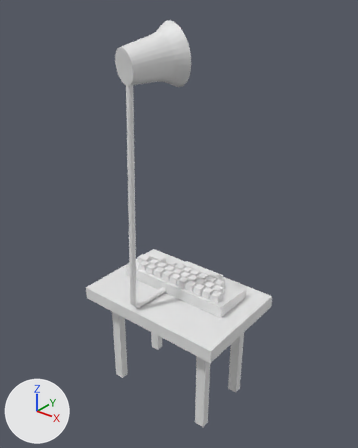
What one commit did to the glTF model isometric-festivus-room/public/grievances.glb.
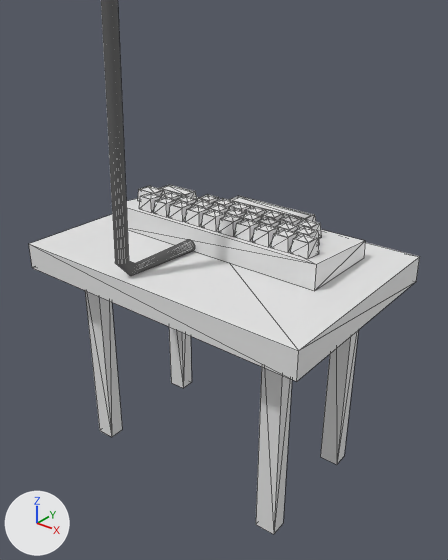
There are two pictures of each version: one whole from a 50 mm camera at (-0.63, -7.6, 4.78) aimed at (-3.67, -3.8, 2.42), one close up from a 50 mm camera at (-1.67, -6.29, 2.91) aimed at (-3.41, -4.12, 1.56). Lighting does not change. The marker at lower left points along +X, +Y and +Z. The close-ups show mesh edges as thin lines. Where no turn or scale is listed for an object, it has been applied to the vertices. Vertices at the same position are counted once.

Before the edit, the objects in view are built like this:
```python
me_cube_008 = bpy.data.meshes.new('Cube.008')
me_cube_008.from_pydata(...)  # 40 vertices, 44 faces; spans x -0.9..0.9, y -0.6..0.61, z -0.73..0.61
me_cube_041 = bpy.data.meshes.new('Cube.041')
me_cube_041.from_pydata(...)  # 356 vertices, 592 faces; spans x -0.779..0.613, y -0.212..0.29, z -0.186..0.027
me_cylinder_001 = bpy.data.meshes.new('Cylinder.001')
me_cylinder_001.from_pydata(...)  # 128 vertices, 252 faces; spans x -2.95..-2.85, y -1.45..-0.95, z -0.44..1.96
# before: 0 (-2.9, -1.38, 1.96), 1 (-2.92, -1.45, -0.36) at pixel (116, 264), 2 (-2.91, -1.38, 1.96), 3 (-2.92, -1.45, -0.36) at pixel (116, 263), 62 (-2.9, -1.38, 1.96)
# before: 63 (-2.91, -1.45, -0.36) at pixel (117, 264)
ob_cube_034 = bpy.data.objects.new('Cube.034', me_cube_008)
ob_cube_034.location = (-3.664, -3.844, 0.948)
ob_cube_067 = bpy.data.objects.new('Cube.067', me_cube_041)
ob_cube_067.location = (-3.603, -3.732, 1.749)
ob_cylinder_001 = bpy.data.objects.new('Cylinder.001', me_cylinder_001)
ob_cylinder_001.location = (-0.902, -2.992, 2.005)
```
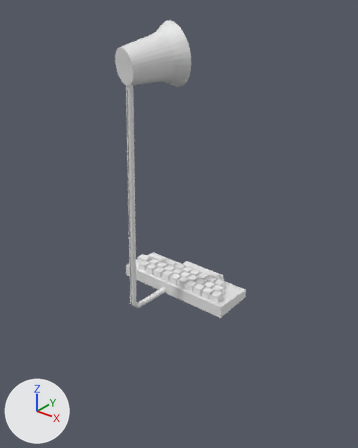
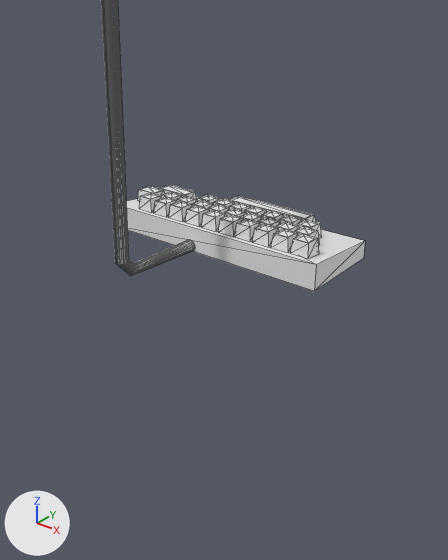
Where the newer file only moved an object's origin or applied its transform, the numbers keep the older frame.

What differs and where, as boxes [x1, y1, x2, y2] in the close-ups (448 x 560 px):
'Cube.034', deleted: before [29, 214, 420, 534]
part 1 of me_cylinder_001, deleted: before [102, 0, 118, 264]

What changed in the scene script:
```text
Change me_cylinder_001:
    where me_cylinder_001.from_pydata(...)  # 128 vertices, 252 faces; spans x -2.95..-2.85, y -1.45..-0.95, z -0.44..1.96
    used by ob_cylinder_001; location = (-0.902, -2.992, 2.005)
    verts and faces of me_cylinder_001; kept vertices keep their numbers, new ones are numbered from 128
    me_cylinder_001 part 1
    add delete_faces([(0, 2, 3), (0, 3, 1), (0, 1, 62), (1, 63, 62)])
Remove ob_cube_034:
    ob_cube_034 = bpy.data.objects.new('Cube.034', me_cube_008)
    ob_cube_034.location = (-3.664, -3.844, 0.948)
```
